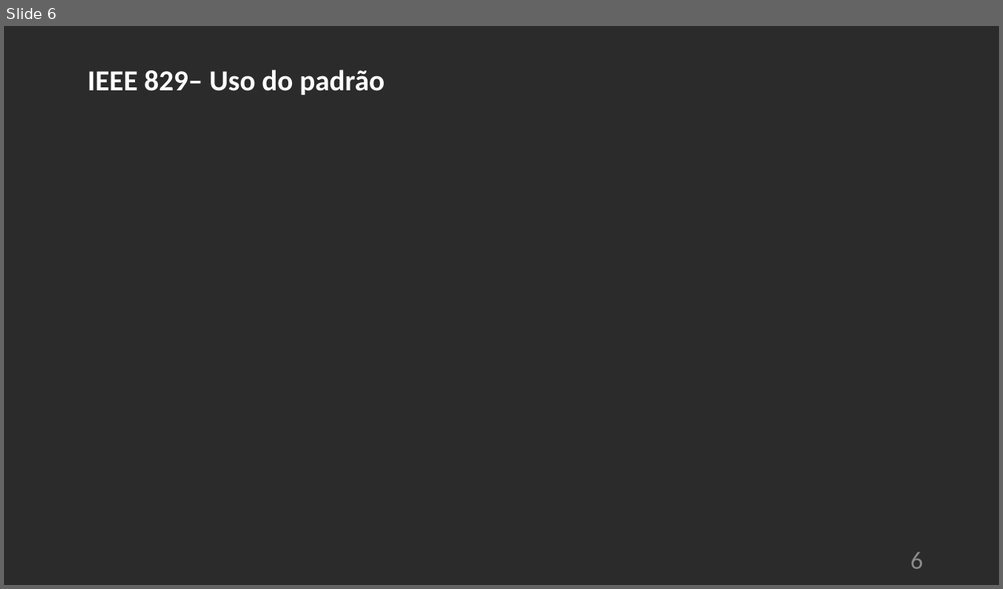
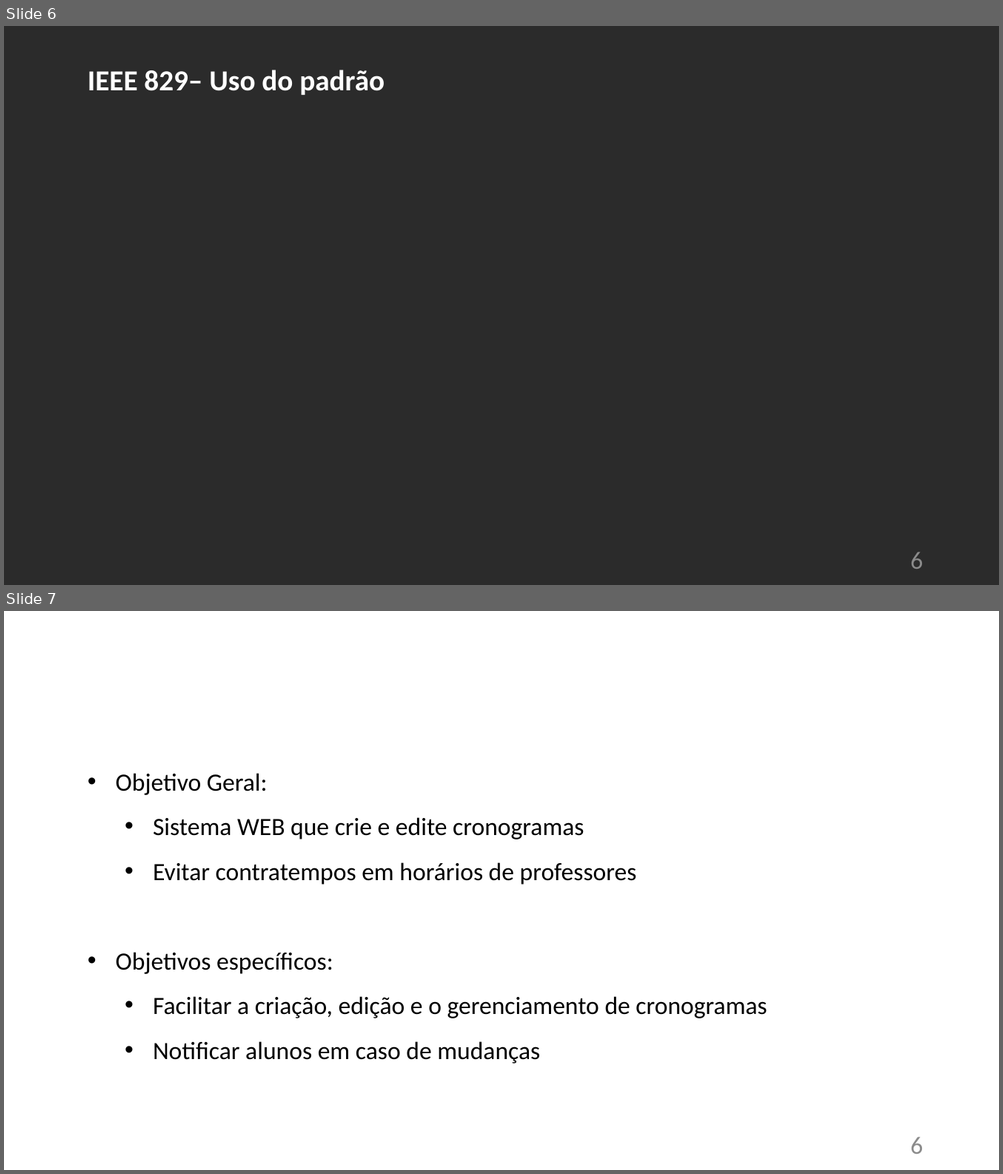
Before and after one commit to Teh-Venom/ChronoSchool, a slide deck: doc/ChronoSchool.pptx. Shown one above the other, each under a label of ours: slide 6 before the commit, slides 6 and 7 after it. The pictures are 1003x589 and 1003x1174 pixels, drawn with LibreOffice and Linux fonts; fonts in the diff are those of the drawing; background and template pictures are left out; a plain dark background stands for a picture behind light text. Boxes give left, top, right and bottom in pixels: in the first picture for what was removed or moved away, otherwise in the second. Text is boxed around its words. In the diff, an @@ line names an element or a change of style, - is before the commit and + after.

```diff
--- a/doc/ChronoSchool.pptx
+++ b/doc/ChronoSchool.pptx
@@ slide 7 added at bbox=[4, 611, 999, 1170], background picture (left out) @@
@@ text added at bbox=[116, 773, 766, 1064], 24 pt, text #000000 @@
+• Objetivo Geral:
+  • Sistema WEB que crie e edite cronogramas
+  • Evitar contratempos em horários de professores
+• Objetivos específicos:
+  • Facilitar a criação, edição e o gerenciamento de cronogramas
+  • Notificar alunos em caso de mudanças
@@ text added at bbox=[116, 952, 211, 974], 28 pt, text #FFFFFF, bold @@
+Objetivos
@@ text added at bbox=[910, 1137, 922, 1154], 24 pt, text #8C8C8C @@
+6
```
Also in this commit, not shown: 3 slides changed, 2 other slides added, 5 slides removed, 2 other files.
